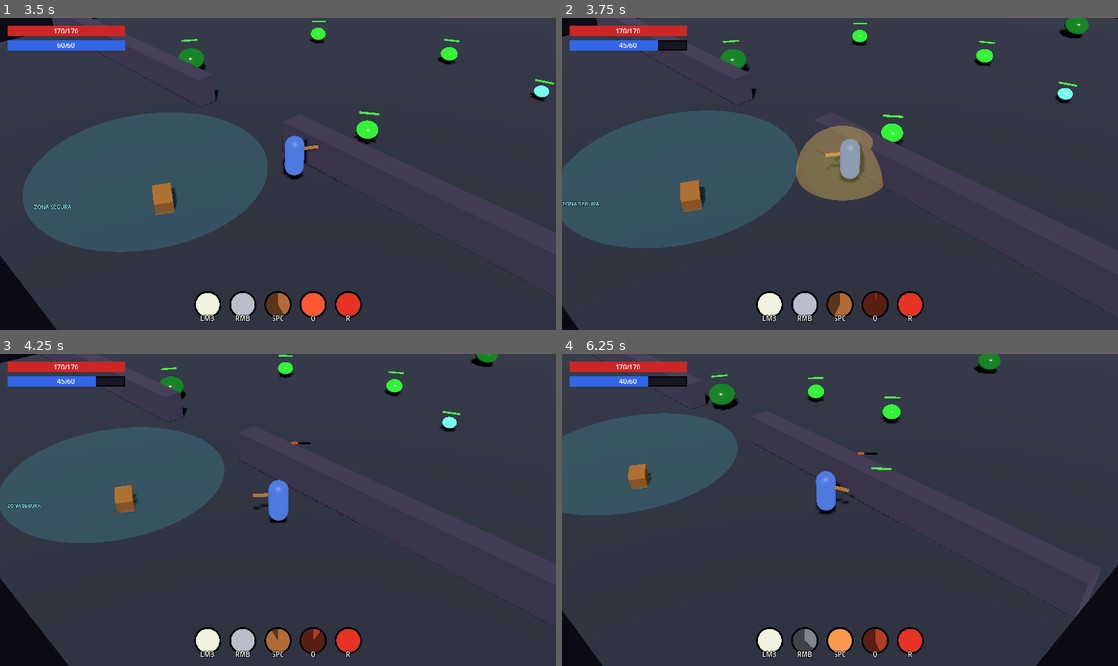
Above: before the commit, frames 1-4 (two rows, left to right).
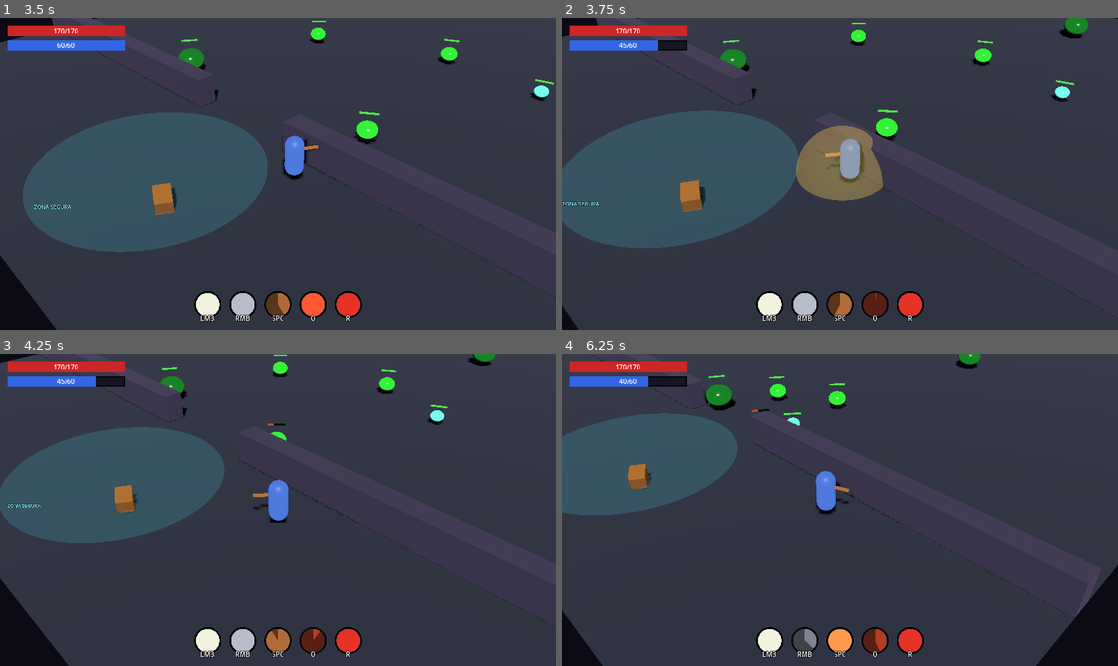
Above: after the commit, the same moments.

Repository: meatxsucks/godot-game
Game: Godot game, scene res://scenes/ui/MainMenu.tscn
The game is run twice, just before and just after one commit, with the same random seed, the same clock (stepped at 60 frames per second) and the same inputs.
Inputs (mouse positions are in pixels of both pictures, inside the frame that each line leads up to):
- Up to frame 1 (3.5 s): click "Comenzar" at 0.5 s; click "Elegir" at 1.25 s; click "Elegir" at 2 s; move the mouse to (400, 158) at 2.77 s; hold D (move_right) from 2.78 s (still down); tap Space (ability_dash) at 2.85 s
- Up to frame 2 (3.75 s): move the mouse to (728, 189) at 3.52 s; release D (move_right) at 3.53 s; hold S (move_down) from 3.53 s (still down); tap Q (ability_nova) at 3.6 s
- Up to frame 3 (4.25 s): keep holding S (move_down)
- Up to frame 4 (6.25 s): move the mouse to (895, 441) at 4.27 s; release S (move_down) at 4.28 s; hold D (move_right) 4.28-5.03 s; tap R (ability_super) at 4.35 s; move the mouse to (812, 572) at 5.02 s; hold W (move_up) 5.03-5.78 s; click (812, 572) at 5.1 s; move the mouse to (1006, 556) at 5.77 s; hold A (move_left) from 5.78 s (still down); right-click (1006, 556) at 5.85 s

Frame 1 is identical in both runs. In frame 2, 0.5% of the frame differs, in the area x 28-95%, y 0-41%; in frame 3, 0.7%; in frame 4, 1.3%, in the area x 25-79%, y 0-38%.

Commit message:
Navmesh para enemigos e inventario v2 (comparación + drag & drop)
- NavRegion (NavigationRegion3D) con bake en runtime: piso y muros como
  colliders estáticos; los slimes navegan con NavigationAgent3D (repath
  0.25s) y rodean los muros hacia la puerta, con fallback a línea recta
- Inventario v2: comparación lado a lado en hover (ítem vs. equipado,
  RichTextLabel con to_bbcode) que reemplaza los tooltips
- Drag & drop nativo: inventario→equipo (valida slot), reordenar celdas
  (swap_inventory) y equipo→inventario para quitar; preview por rareza

Diff:
--- a/scenes/enemies/Slime.tscn
+++ b/scenes/enemies/Slime.tscn
@@ -22,6 +22,10 @@
 transform = Transform3D(1, 0, 0, 0, 1, 0, 0, 0, 1, 0, 0.4, 0)
 shape = SubResource("SphereShape3D_slime")
 
+[node name="NavAgent" type="NavigationAgent3D" parent="."]
+path_desired_distance = 0.6
+target_desired_distance = 1.0
+
 [node name="Visual" type="Node3D" parent="."]
 transform = Transform3D(1, 0, 0, 0, 1, 0, 0, 0, 1, 0, 0.4, 0)
 
--- a/scenes/levels/Arena.tscn
+++ b/scenes/levels/Arena.tscn
@@ -7,6 +7,7 @@
 [ext_resource type="PackedScene" uid="uid://cchest0000001" path="res://scenes/world/Chest.tscn" id="5_chest"]
 [ext_resource type="Script" path="res://scripts/levels/enemy_spawner.gd" id="6_spawner"]
 [ext_resource type="PackedScene" uid="uid://csafezone0001" path="res://scenes/world/SafeZone.tscn" id="7_zone"]
+[ext_resource type="Script" path="res://scripts/levels/nav_region.gd" id="8_nav"]
 
 [sub_resource type="PlaneMesh" id="PlaneMesh_floor"]
 size = Vector2(40, 40)
@@ -34,6 +35,10 @@
 [sub_resource type="BoxShape3D" id="BoxShape3D_wall"]
 size = Vector3(17, 1.5, 1)
 
+[sub_resource type="NavigationMesh" id="NavigationMesh_arena"]
+geometry_parsed_geometry_type = 1
+agent_radius = 0.5
+
 [node name="Arena" type="Node3D"]
 
 [node name="WorldEnvironment" type="WorldEnvironment" parent="."]
@@ -43,13 +48,17 @@
 transform = Transform3D(0.707107, -0.5, 0.5, 0, 0.707107, 0.707107, -0.707107, -0.5, 0.5, 0, 10, 0)
 shadow_enabled = true
 
-[node name="Floor" type="StaticBody3D" parent="."]
+[node name="NavRegion" type="NavigationRegion3D" parent="."]
+navigation_mesh = SubResource("NavigationMesh_arena")
+script = ExtResource("8_nav")
 
-[node name="MeshInstance3D" type="MeshInstance3D" parent="Floor"]
+[node name="Floor" type="StaticBody3D" parent="NavRegion"]
+
+[node name="MeshInstance3D" type="MeshInstance3D" parent="NavRegion/Floor"]
 mesh = SubResource("PlaneMesh_floor")
 surface_material_override/0 = SubResource("StandardMaterial3D_floor")
 
-[node name="CollisionShape3D" type="CollisionShape3D" parent="Floor"]
+[node name="CollisionShape3D" type="CollisionShape3D" parent="NavRegion/Floor"]
 transform = Transform3D(1, 0, 0, 0, 1, 0, 0, 0, 1, 0, -0.5, 0)
 shape = SubResource("BoxShape3D_floor")
 
@@ -57,22 +66,22 @@
 transform = Transform3D(1, 0, 0, 0, 1, 0, 0, 0, 1, 0, 0, 13.5)
 radius = 6.5
 
-[node name="WallLeft" type="StaticBody3D" parent="."]
+[node name="WallLeft" type="StaticBody3D" parent="NavRegion"]
 transform = Transform3D(1, 0, 0, 0, 1, 0, 0, 0, 1, -11.5, 0.75, 8)
 
-[node name="Mesh" type="MeshInstance3D" parent="WallLeft"]
+[node name="Mesh" type="MeshInstance3D" parent="NavRegion/WallLeft"]
 mesh = SubResource("BoxMesh_wall")
 
-[node name="Collision" type="CollisionShape3D" parent="WallLeft"]
+[node name="Collision" type="CollisionShape3D" parent="NavRegion/WallLeft"]
 shape = SubResource("BoxShape3D_wall")
 
-[node name="WallRight" type="StaticBody3D" parent="."]
+[node name="WallRight" type="StaticBody3D" parent="NavRegion"]
 transform = Transform3D(1, 0, 0, 0, 1, 0, 0, 0, 1, 11.5, 0.75, 8)
 
-[node name="Mesh" type="MeshInstance3D" parent="WallRight"]
+[node name="Mesh" type="MeshInstance3D" parent="NavRegion/WallRight"]
 mesh = SubResource("BoxMesh_wall")
 
-[node name="Collision" type="CollisionShape3D" parent="WallRight"]
+[node name="Collision" type="CollisionShape3D" parent="NavRegion/WallRight"]
 shape = SubResource("BoxShape3D_wall")
 
 [node name="Player" parent="." instance=ExtResource("1_player")]
--- a/scenes/ui/InventoryPanel.tscn
+++ b/scenes/ui/InventoryPanel.tscn
@@ -105,7 +105,63 @@
 [node name="Hint" type="Label" parent="HBox/RightCol"]
 layout_mode = 2
 theme_override_font_sizes/font_size = 9
-text = "Click: equipar / usar / quitar
-I o Tab: cerrar"
+text = "Click o arrastra: equipar / usar / quitar
+Pasa el mouse para comparar — I o Tab: cerrar"
 horizontal_alignment = 1
 autowrap_mode = 2
+
+[node name="ComparePanel" type="PanelContainer" parent="."]
+unique_name_in_owner = true
+visible = false
+top_level = true
+theme_override_styles/panel = SubResource("StyleBoxFlat_panel")
+
+[node name="CompareHBox" type="HBoxContainer" parent="ComparePanel"]
+layout_mode = 2
+theme_override_constants/separation = 8
+
+[node name="LeftBox" type="VBoxContainer" parent="ComparePanel/CompareHBox"]
+layout_mode = 2
+
+[node name="LeftTitle" type="Label" parent="ComparePanel/CompareHBox/LeftBox"]
+layout_mode = 2
+theme_override_font_sizes/font_size = 10
+text = "Ítem"
+horizontal_alignment = 1
+
+[node name="CompareLeft" type="RichTextLabel" parent="ComparePanel/CompareHBox/LeftBox"]
+unique_name_in_owner = true
+custom_minimum_size = Vector2(185, 40)
+layout_mode = 2
+theme_override_font_sizes/normal_font_size = 9
+theme_override_font_sizes/bold_font_size = 9
+theme_override_font_sizes/italics_font_size = 9
+theme_override_font_sizes/bold_italics_font_size = 9
+bbcode_enabled = true
+fit_content = true
+scroll_active = false
+
+[node name="VSep" type="VSeparator" parent="ComparePanel/CompareHBox"]
+layout_mode = 2
+
+[node name="RightBox" type="VBoxContainer" parent="ComparePanel/CompareHBox"]
+unique_name_in_owner = true
+layout_mode = 2
+
+[node name="RightTitle" type="Label" parent="ComparePanel/CompareHBox/RightBox"]
+layout_mode = 2
+theme_override_font_sizes/font_size = 10
+text = "Equipado"
+horizontal_alignment = 1
+
+[node name="CompareRight" type="RichTextLabel" parent="ComparePanel/CompareHBox/RightBox"]
+unique_name_in_owner = true
+custom_minimum_size = Vector2(185, 40)
+layout_mode = 2
+theme_override_font_sizes/normal_font_size = 9
+theme_override_font_sizes/bold_font_size = 9
+theme_override_font_sizes/italics_font_size = 9
+theme_override_font_sizes/bold_italics_font_size = 9
+bbcode_enabled = true
+fit_content = true
+scroll_active = false
--- a/scripts/enemies/slime.gd
+++ b/scripts/enemies/slime.gd
@@ -23,6 +23,9 @@
 var _material: StandardMaterial3D
 var _safe_zone: SafeZone
 var _attack_timer: float = 0.0
+var _repath_timer: float = 0.0
+
+@onready var _nav_agent: NavigationAgent3D = $NavAgent
 
 func _ready() -> void:
 	add_to_group("enemies")
@@ -109,6 +112,18 @@
 	direction.y = 0
 	direction = direction.normalized()
 
+	# Navegación con navmesh: rodea muros hacia la puerta (repath throttled).
+	# Si el path aún no existe (bake en curso), queda el beeline directo.
+	_repath_timer -= delta
+	if _repath_timer <= 0.0:
+		_repath_timer = 0.25
+		_nav_agent.target_position = player.global_position
+	var next_point := _nav_agent.get_next_path_position()
+	var nav_dir := next_point - global_position
+	nav_dir.y = 0
+	if nav_dir.length_squared() > 0.01:
+		direction = nav_dir.normalized()
+
 	# Si el próximo paso entraría a la zona, rodearla por la tangente.
 	if _safe_zone and _safe_zone.contains(global_position + direction * speed * delta):
 		var to_center := _safe_zone.global_position - global_position
--- /dev/null
+++ b/scripts/levels/nav_region.gd
@@ -0,0 +1,7 @@
+## Región de navegación de la Arena: bakea el navmesh en runtime a partir de
+## los colliders estáticos hijos (piso y muros). Los muros quedan recortados
+## del navmesh, así los enemigos rodean hacia la puerta en vez de empujar.
+extends NavigationRegion3D
+
+func _ready() -> void:
+	bake_navigation_mesh()
--- a/scripts/player/player_controller.gd
+++ b/scripts/player/player_controller.gd
@@ -318,6 +318,21 @@
 	stats_changed.emit()
 	item_equipped.emit(item, displaced[0] if not displaced.is_empty() else null)
 
+## Reordena el inventario (drag & drop). Si `to` es una celda vacía (fuera
+## del rango actual), mueve el ítem al final.
+func swap_inventory(from: int, to: int) -> void:
+	if from < 0 or from >= inventory.size() or from == to:
+		return
+	if to < 0 or to >= inventory.size():
+		var item := inventory[from]
+		inventory.remove_at(from)
+		inventory.append(item)
+	else:
+		var tmp := inventory[from]
+		inventory[from] = inventory[to]
+		inventory[to] = tmp
+	inventory_changed.emit()
+
 ## Desequipa un slot hacia el inventario (si hay espacio).
 func unequip_slot(slot: StringName) -> void:
 	if inventory.size() >= INVENTORY_SIZE:
--- a/scripts/ui/inventory_panel.gd
+++ b/scripts/ui/inventory_panel.gd
@@ -39,6 +39,10 @@
 @onready var inv_counter: Label = %InvCounter
 @onready var stats_box: VBoxContainer = %StatsBox
 @onready var skills_box: VBoxContainer = %SkillsBox
+@onready var compare_panel: PanelContainer = %ComparePanel
+@onready var compare_left: RichTextLabel = %CompareLeft
+@onready var compare_right: RichTextLabel = %CompareRight
+@onready var compare_right_box: VBoxContainer = %RightBox
 
 var _equip_slots := {} # slot StringName -> ItemSlotUI
 var _inv_slots: Array[ItemSlotUI] = []
@@ -63,13 +67,23 @@
 			continue
 		var slot := ItemSlotUI.new()
 		slot.placeholder = SLOT_LABELS[slot_name]
+		slot.slot_kind = &"equipment"
+		slot.equip_slot = slot_name
 		slot.pressed.connect(_on_equip_slot_pressed.bind(slot_name))
+		slot.slot_dropped.connect(_on_slot_dropped.bind(&"equipment", -1))
+		slot.mouse_entered.connect(_on_slot_hover.bind(slot))
+		slot.mouse_exited.connect(_hide_compare)
 		equip_grid.add_child(slot)
 		_equip_slots[slot_name] = slot
 
 	for i in player.INVENTORY_SIZE:
 		var slot := ItemSlotUI.new()
+		slot.slot_kind = &"inventory"
+		slot.slot_index = i
 		slot.pressed.connect(_on_inventory_slot_pressed.bind(i))
+		slot.slot_dropped.connect(_on_slot_dropped.bind(&"inventory", i))
+		slot.mouse_entered.connect(_on_slot_hover.bind(slot))
+		slot.mouse_exited.connect(_hide_compare)
 		inv_grid.add_child(slot)
 		_inv_slots.append(slot)
 
@@ -103,7 +117,46 @@
 		_skill_labels[skill].text = "%s: nv %d (%d%%)" % [SkillSet.NAMES[skill], lv, pct]
 
 func _on_inventory_slot_pressed(index: int) -> void:
+	_hide_compare()
 	player.equip_from_inventory(index)
 
 func _on_equip_slot_pressed(slot_name: StringName) -> void:
+	_hide_compare()
 	player.unequip_slot(slot_name)
+
+# --- Drag & drop --------------------------------------------------------------
+
+## Resuelve un drop según origen y destino (la validación fue en _can_drop_data).
+func _on_slot_dropped(data: Dictionary, target_kind: StringName, target_index: int) -> void:
+	_hide_compare()
+	var source_kind: StringName = data.get("kind", &"")
+	if source_kind == &"inventory" and target_kind == &"equipment":
+		player.equip_from_inventory(int(data["index"]))
+	elif source_kind == &"inventory" and target_kind == &"inventory":
+		player.swap_inventory(int(data["index"]), target_index)
+	elif source_kind == &"equipment" and target_kind == &"inventory":
+		player.unequip_slot(data["equip_slot"])
+
+# --- Comparación lado a lado ---------------------------------------------------
+
+## Hover sobre una casilla con ítem: muestra su ficha y, si viene del
+## inventario, la del equipado en ese slot al lado.
+func _on_slot_hover(slot: ItemSlotUI) -> void:
+	if slot.item == null:
+		_hide_compare()
+		return
+	compare_left.text = slot.item.to_bbcode()
+
+	var equipped: LootItem = null
+	if slot.slot_kind == &"inventory" and not slot.item.is_consumable() and slot.item.base:
+		equipped = player.stats.equipment.get(slot.item.base.slot, null)
+	compare_right_box.visible = equipped != null
+	if equipped:
+		compare_right.text = equipped.to_bbcode()
+
+	compare_panel.visible = true
+	compare_panel.reset_size()
+	compare_panel.global_position = global_position - Vector2(compare_panel.size.x + 6.0, 0.0)
+
+func _hide_compare() -> void:
+	compare_panel.visible = false
--- a/scripts/ui/item_slot_ui.gd
+++ b/scripts/ui/item_slot_ui.gd
@@ -1,11 +1,20 @@
 ## Casilla de ítem (inventario o equipo) estilo Tibia: abreviatura y borde
-## coloreados por rareza, tooltip con la ficha completa del ítem.
+## coloreados por rareza. Soporta click (equipar/usar/quitar) y drag & drop
+## nativo de Godot; la comparación en hover la maneja InventoryPanel.
 class_name ItemSlotUI
 extends Button
+
+## Rol de la casilla para drag & drop (lo setea InventoryPanel al construir).
+var slot_kind: StringName = &"inventory" # &"inventory" | &"equipment"
+var slot_index: int = -1                 # índice en la grilla del inventario
+var equip_slot: StringName = &""         # slot de equipo (si kind == equipment)
 
 ## Texto mostrado cuando la casilla está vacía (etiqueta del slot de equipo).
 var placeholder: String = ""
 var item: LootItem = null
+
+## Algo fue soltado sobre esta casilla (data del _get_drag_data del origen).
+signal slot_dropped(data: Dictionary)
 
 func _init() -> void:
 	custom_minimum_size = Vector2(40, 40)
@@ -23,12 +32,10 @@
 	var tint: Color
 	if item == null:
 		text = placeholder
-		tooltip_text = ""
 		tint = Color(0.42, 0.42, 0.5)
 		style.border_color = Color(0.28, 0.28, 0.34)
 	else:
 		text = _abbrev_for(item)
-		tooltip_text = item.to_text()
 		tint = item.ui_color()
 		style.border_color = tint
 
@@ -42,6 +49,43 @@
 	add_theme_stylebox_override(&"hover", hover)
 	add_theme_stylebox_override(&"pressed", hover)
 
+# --- Drag & drop --------------------------------------------------------------
+
+func _get_drag_data(_at_position: Vector2) -> Variant:
+	if item == null:
+		return null
+	var preview := PanelContainer.new()
+	var style := StyleBoxFlat.new()
+	style.bg_color = Color(0.12, 0.12, 0.18, 0.9)
+	style.set_border_width_all(2)
+	style.border_color = item.ui_color()
+	style.set_corner_radius_all(4)
+	preview.add_theme_stylebox_override(&"panel", style)
+	var label := Label.new()
+	label.text = text
+	label.add_theme_font_size_override(&"font_size", 9)
+	label.add_theme_color_override(&"font_color", item.ui_color())
+	preview.add_child(label)
+	set_drag_preview(preview)
+	return {"kind": slot_kind, "index": slot_index, "equip_slot": equip_slot, "item": item}
+
+func _can_drop_data(_at_position: Vector2, data: Variant) -> bool:
+	if not (data is Dictionary) or not data.has("item"):
+		return false
+	var source_kind: StringName = data.get("kind", &"")
+	if source_kind == &"inventory" and slot_kind == &"equipment":
+		var dragged: LootItem = data["item"]
+		return dragged.base != null and not dragged.is_consumable() \
+				and dragged.base.slot == equip_slot
+	if source_kind == &"inventory" and slot_kind == &"inventory":
+		return int(data["index"]) != slot_index
+	if source_kind == &"equipment" and slot_kind == &"inventory":
+		return true
+	return false
+
+func _drop_data(_at_position: Vector2, data: Variant) -> void:
+	slot_dropped.emit(data)
+
 func _abbrev_for(it: LootItem) -> String:
 	if it.base:
 		if it.base.type == &"potion_health":
Not shown: 1 places in scenes/levels/Arena.tscn that only renumber resources
Not shown, added: scripts/levels/nav_region.gd.uid
Not shown, changed: README.md
